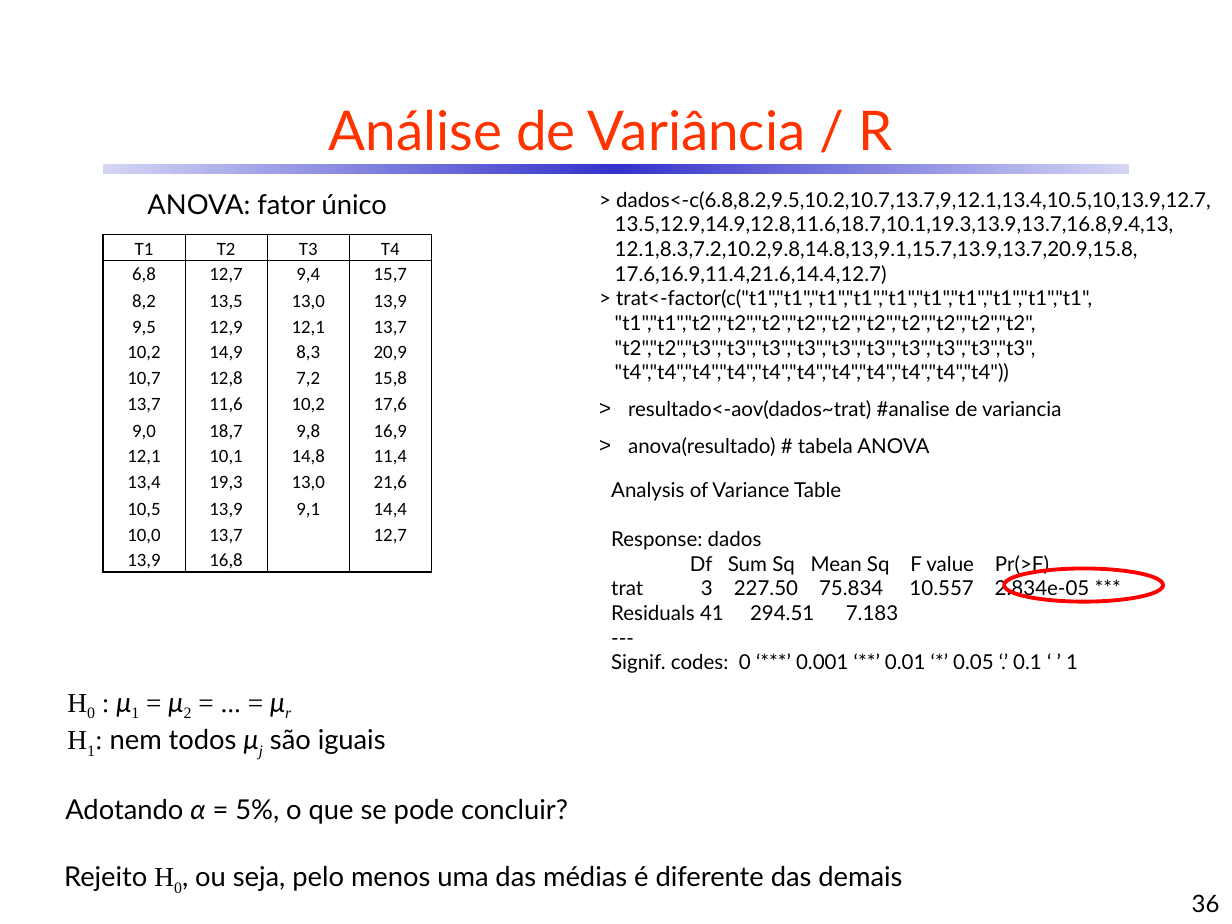
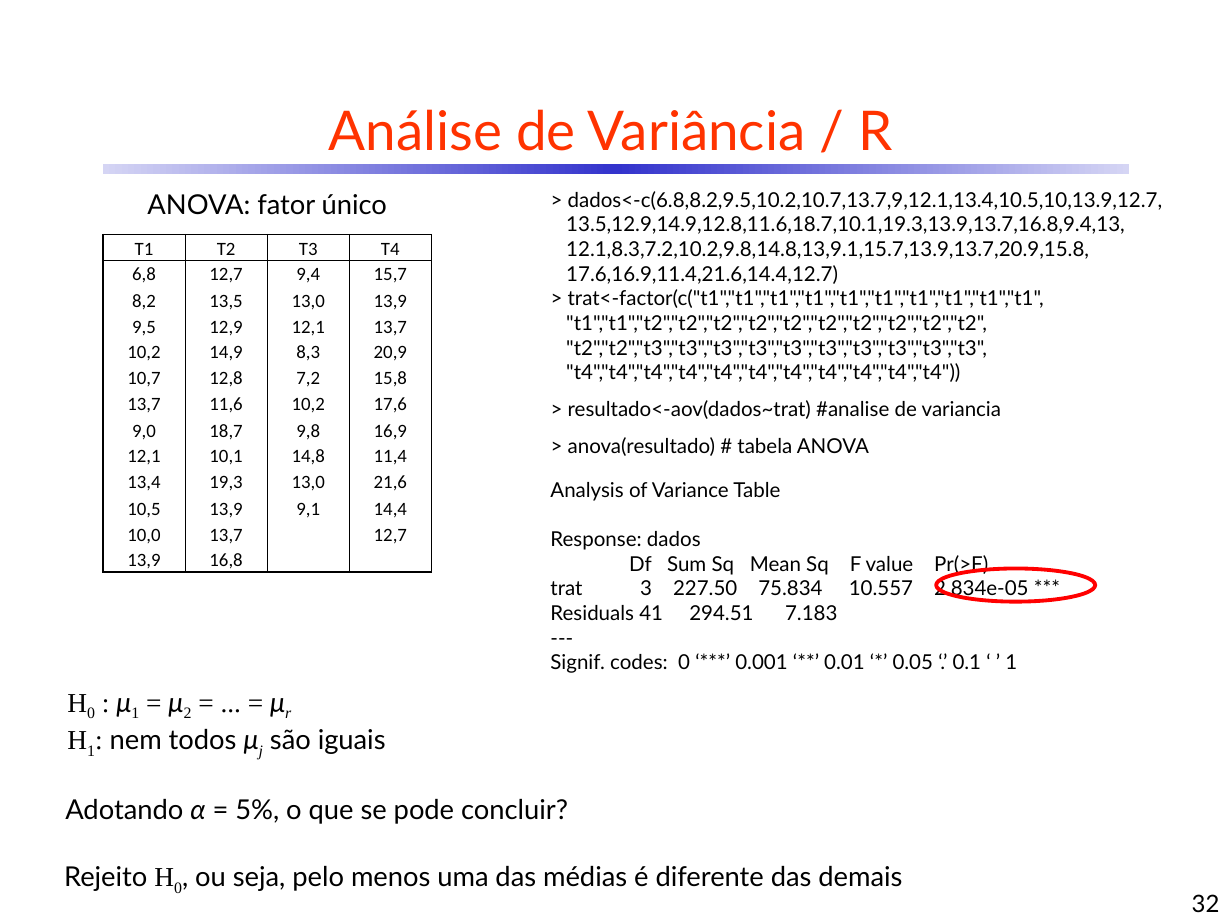
Before and after one commit to CDRenno/Estatistica, a slide deck: slide 32 of ppt/09ANOVA.pptx (slide 36 before the commit). Drawn at 1232x924 pixels with LibreOffice and Linux fonts; fonts in the diff are those of the drawing. Boxes give left, top, right and bottom in pixels: in the first picture for what was removed or moved away, otherwise in the second. Text is boxed around its words. In the diff, an @@ line names an element or a change of style, - is before the commit and + after.

```diff
--- a/ppt/09ANOVA.pptx
+++ b/ppt/09ANOVA.pptx
@@ text "> dados<-c(6.8,8.2,9.5,10.2,10.7,13.7,9,12.1,13.4,10.5,10,13 ...": place and size @@
-text "> dados<-c(6.8,8.2,9.5,10.2,10.7,13.7,9,12.1,13.4,10.5,10,13 ..." at [615,191,1211,456]
+text "> dados<-c(6.8,8.2,9.5,10.2,10.7,13.7,9,12.1,13.4,10.5,10,13 ..." at [566,191,1163,456]
@@ text at [568,400,1001,456]: text changed @@
-> resultado<-aov(dados~trat) #analise de variancia
-> anova(resultado) # tabela ANOVA
+> resultado<-aov(dados~trat) #analise de variancia
+> anova(resultado) # tabela ANOVA
@@ text "Analysis of Variance Table": place and size @@
-text "Analysis of Variance Table" at [611,482,1090,673]
+text "Analysis of Variance Table" at [550,482,1029,673]
@@ ellipse: place and size @@
-ellipse at [1004,568,1163,601]
+ellipse at [936,568,1095,601]
@@ page number at [1192,894,1220,913]: text changed @@
-36
+32
```
Also in this commit, not shown: 14 other slides changed, 4 slides removed, 6 other files.
